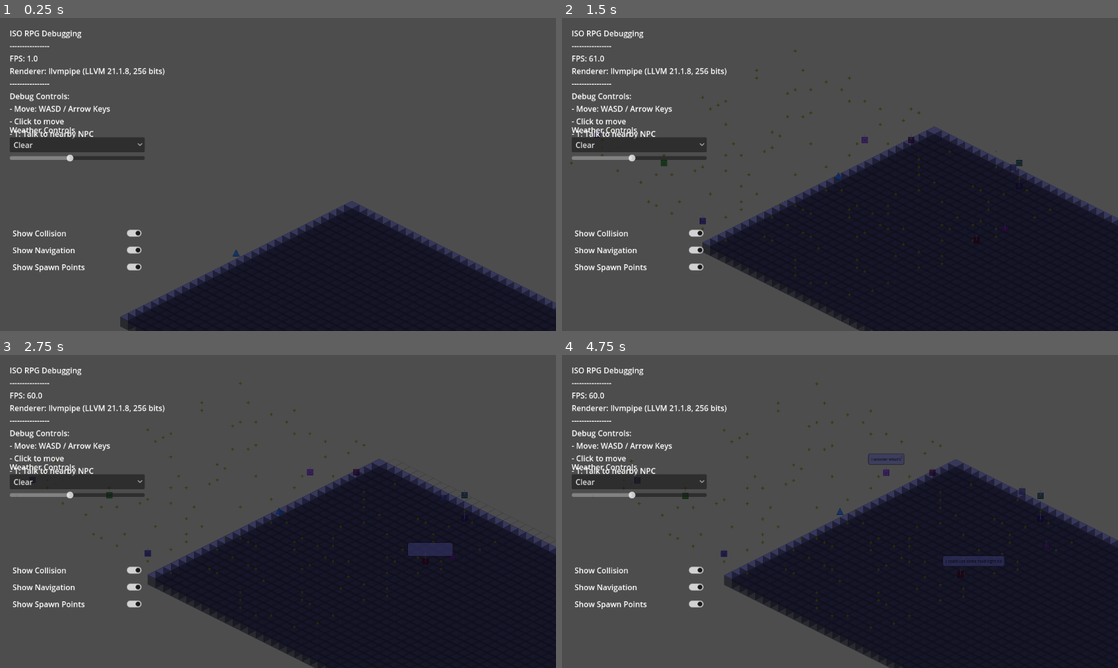
Above: before the commit, frames 1-4 (two rows, left to right).
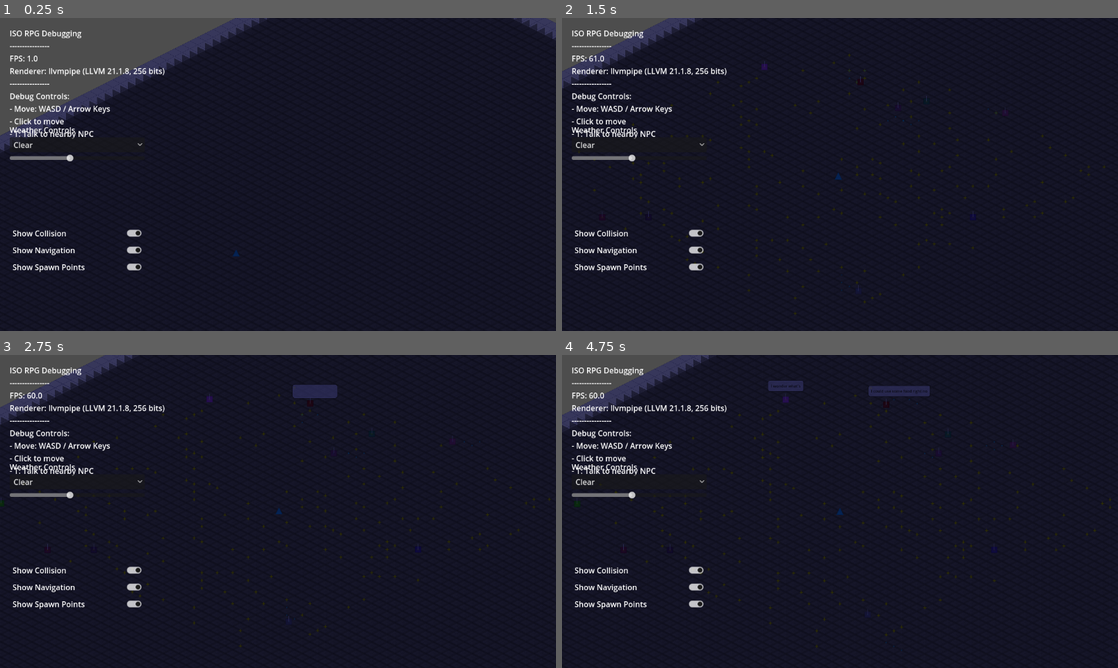
Above: after the commit, the same moments.

Repository: sha5b/Godot-ECS-Starter
Game: Godot game, scene res://scenes/main.tscn
The game is run twice, just before and just after one commit, with the same random seed, the same clock (stepped at 60 frames per second) and the same inputs.
Inputs (mouse positions are in pixels of both pictures, inside the frame that each line leads up to):
- Up to frame 1 (0.25 s): no input
- Up to frame 2 (1.5 s): tap Enter at 0.5 s; move the mouse to (962, 158) at 0.52 s; hold D 0.53-1.28 s; tap T at 0.6, 1.35 s; click (962, 158) at 0.67 s; move the mouse to (728, 190) at 1.27 s; hold S from 1.28 s (still down)
- Up to frame 3 (2.75 s): move the mouse to (333, 442) at 2.02 s; release S at 2.03 s; hold D from 2.03 s (still down); tap T at 2.1 s
- Up to frame 4 (4.75 s): move the mouse to (812, 574) at 2.77 s; release D at 2.78 s; hold W 2.78-3.53 s; tap T at 2.85, 3.6, 4.35 s; click (812, 574) at 2.92 s; move the mouse to (1006, 558) at 3.52 s; hold A from 3.53 s (still down); move the mouse to (673, 464) at 4.27 s

The runs differ from the first frame. In frame 1, 71% of the frame differs, in the area x 0-100%, y 0-100%; in frame 2, 64%; in frame 3, 64%; in frame 4, 65%.

Commit message:
Tilemapping

Diff:
--- a/scripts/systems/npc_manager.gd
+++ b/scripts/systems/npc_manager.gd
@@ -93,7 +93,7 @@
 
 		# Account for height
 		var height_offset = tilemap.get_height_offset(spawn_point)
-		world_pos.y -= height_offset
+		world_pos.y -= float(height_offset)
 
 		# Draw a circle at spawn position
 		draw_circle(world_pos, 5, Color(1, 1, 0, 0.7))
@@ -122,7 +122,7 @@
 				# Check tile type
 				var is_valid = false
 				for tile_data in tilemap.tile_map.get(pos, []):
-					if tile_data.type != "water":
+					if tile_data.get("type") != "water":
 						is_valid = true
 						break
 
@@ -171,7 +171,7 @@
 
 	# Apply height offset
 	var height_offset = tilemap.get_height_offset(spawn_pos)
-	world_pos.y -= height_offset
+	world_pos.y -= float(height_offset)
 
 	npc_scene.position = world_pos
 	npc_scene.world_position = world_pos
@@ -270,11 +270,16 @@
 			# Check if position is valid
 			if _is_valid_position(next_pos):
 				# For patrol paths, try to follow similar heights
-				var current_height = tilemap.height_map.get(current_pos, 0)
-				var next_height = tilemap.height_map.get(next_pos, 0)
+				# Get average height for current position
+				var current_heights = tilemap.height_map.get(current_pos, {"nw": 0, "ne": 0, "se": 0, "sw": 0})
+				var current_avg_height = (current_heights["nw"] + current_heights["ne"] + current_heights["se"] + current_heights["sw"]) / 4.0
+
+				# Get average height for next position
+				var next_heights = tilemap.height_map.get(next_pos, {"nw": 0, "ne": 0, "se": 0, "sw": 0})
+				var next_avg_height = (next_heights["nw"] + next_heights["ne"] + next_heights["se"] + next_heights["sw"]) / 4.0
 
 				# Only accept if height difference is not too large
-				if abs(current_height - next_height) <= 1:
+				if abs(current_avg_height - next_avg_height) <= 1:
 					valid_move = true
 
 			attempts += 1
@@ -283,7 +288,7 @@
 			var world_pos = tilemap.grid_to_world(next_pos)
 			# Apply height offset for the waypoint
 			var height_offset = tilemap.get_height_offset(next_pos)
-			world_pos.y -= height_offset
+			world_pos.y -= float(height_offset)
 
 			path.append(world_pos)
 			current_pos = next_pos
@@ -308,7 +313,7 @@
 
 	# Make sure it's not water
 	for tile_data in tilemap.tile_map.get(pos, []):
-		if tile_data.type == "water":
+		if tile_data.get("type") == "water":
 			return false
 
 	return true
--- a/scripts/world/isometric_tilemap.gd
+++ b/scripts/world/isometric_tilemap.gd
@@ -13,8 +13,9 @@
 var world_size: int = 1000  # Make the world very large (practically infinite)
 
 # Height properties for terrain variation
-var height_map = {}  # Stores height values for each tile
-var max_height: int = 8  # Maximum height variation (Increased for more pronounced differences)
+# Stores per-corner height values for each tile: {grid_pos: {"nw": float, "ne": float, "se": float, "sw": float}}
+var height_map = {}
+var max_height: float = 8.0  # Maximum height variation (can be float for smooth slopes)
 
 # Collision settings
 var collision_enabled: bool = true
@@ -195,40 +196,46 @@
 	return best_pos
 
 func get_height_offset(grid_pos: Vector2i) -> float:
-	# Get the height offset for a tile
+	# Get the average height offset for a tile (for legacy compatibility)
 	if not height_map.has(grid_pos):
-		# Generate height if not already set
 		_generate_height_at(grid_pos)
-
-	return height_map[grid_pos] * 10.0  # Convert to pixel offset
+	var h = height_map[grid_pos]
+	return ((h["nw"] + h["ne"] + h["se"] + h["sw"]) / 4.0) * 10.0  # Average for offset
+
+func get_corner_heights(grid_pos: Vector2i) -> Dictionary:
+	# Get the per-corner heights for a tile
+	if not height_map.has(grid_pos):
+		_generate_height_at(grid_pos)
+	return height_map[grid_pos]
 
 func _generate_height_at(grid_pos: Vector2i):
-	# Generate terrain height based on noise
-	var nx = float(grid_pos.x) / 100.0
-	var ny = float(grid_pos.y) / 100.0
-
-	# Base height from noise (0.0 to 1.0)
+	# Generate per-corner heights for smooth slopes
+	var corners = {
+		"nw": _sample_noise(grid_pos.x,     grid_pos.y),
+		"ne": _sample_noise(grid_pos.x + 1, grid_pos.y),
+		"se": _sample_noise(grid_pos.x + 1, grid_pos.y + 1),
+		"sw": _sample_noise(grid_pos.x,     grid_pos.y + 1)
+	}
+	height_map[grid_pos] = corners
+
+func _sample_noise(x: int, y: int) -> float:
+	# Sample noise and return a float height (0.0 to max_height)
+	var nx = float(x) / 100.0
+	var ny = float(y) / 100.0
 	var base_height = (noise.get_noise_2d(nx, ny) + 1.0) / 2.0
-
-	# Add some variety with secondary noise
 	var detail = (noise.get_noise_2d(nx*2, ny*2) + 1.0) / 2.0
-
-	# Combine for final height
 	var height = base_height * 0.8 + detail * 0.2
-
-	# Special case for water
 	if base_height < 0.3:
 		height = 0.0  # Water is always at lowest level
-
-	# Store the height (0 to max_height)
-	height_map[grid_pos] = round(height * max_height)
+	return height * max_height
 
 func get_tile_type_from_height(grid_pos: Vector2i) -> String:
-	# Determine tile type based on height and noise variations
+	# Determine tile type based on average corner height and moisture variations
 	if not height_map.has(grid_pos):
 		_generate_height_at(grid_pos)
-
-	var height = height_map[grid_pos]
+	var corners = get_corner_heights(grid_pos)
+	var avg_height = (corners["nw"] + corners["ne"] + corners["se"] + corners["sw"]) / 4.0
+	var height = int(round(avg_height))
 	var nx = float(grid_pos.x) / 50.0
 	var ny = float(grid_pos.y) / 50.0
 	var moisture = (noise.get_noise_2d(nx*3, ny*3) + 1.0) / 2.0  # Moisture variation
@@ -242,7 +249,7 @@
 		return "grass" if moisture > 0.3 else "dirt"
 	elif height == 3:
 		return "dirt" if moisture < 0.7 else "grass"
-	else:  # height == 4 (highest)
+	else:
 		return "rock" if moisture < 0.4 else "snow"
 
 func place_tile(grid_pos: Vector2i, tile_type: String = "", has_collision: bool = false):
@@ -289,30 +296,39 @@
 	set_tile_collision(grid_pos, has_collision)
 
 	# Create depth effect for heights > 0
-	if height_map[grid_pos] > 0:
-		_create_height_shadow(grid_pos, height_map[grid_pos])
+	var corners = height_map[grid_pos]
+	var avg_h = int(round((corners["nw"] + corners["ne"] + corners["se"] + corners["sw"]) / 4.0))
+	if avg_h > 0:
+		_create_height_shadow(grid_pos)
 
 	return tile
 
-func _create_tile_visual(tile_type: String, height: int) -> Node2D:
-	# Create a visual representation for the tile with height
+func _create_tile_visual(tile_type: String, corner_heights: Dictionary) -> Node2D:
+	# Create a visual representation for the tile with per-corner heights (slopes)
 	var tile = Node2D.new()
 
-	# Create a polygon for the tile shape
+	# Get per-corner heights (in pixels)
+	var h_nw = corner_heights.get("nw", 0.0) * 10.0
+	var h_ne = corner_heights.get("ne", 0.0) * 10.0
+	var h_se = corner_heights.get("se", 0.0) * 10.0
+	var h_sw = corner_heights.get("sw", 0.0) * 10.0
+
+	# Create a polygon for the tile shape, offsetting each corner by its height
 	var polygon = Polygon2D.new()
 	var points = [
-		Vector2(0, -tile_height/2),   # Top
-		Vector2(tile_width/2, 0),     # Right
-		Vector2(0, tile_height/2),    # Bottom
-		Vector2(-tile_width/2, 0)     # Left
+		Vector2(0, -tile_height/2 - h_nw),   # Top (NW)
+		Vector2(tile_width/2, 0 - h_ne),     # Right (NE)
+		Vector2(0, tile_height/2 - h_se),    # Bottom (SE)
+		Vector2(-tile_width/2, 0 - h_sw)     # Left (SW)
 	]
 
 	# Set polygon color based on tile_type
 	var color = Color.WHITE
 	match tile_type:
 		"grass":
-			# Vary grass color slightly based on height
-			var green_intensity = 0.6 + (height * 0.1)
+			# Vary grass color slightly based on average height
+			var avg_height = (h_nw + h_ne + h_se + h_sw) / 40.0
+			var green_intensity = 0.6 + (avg_height * 0.1)
 			color = Color(0.0, green_intensity, 0.0)
 		"dirt":
 			color = Color(0.6, 0.4, 0.2)
@@ -367,15 +383,17 @@
 	tween.tween_property(polygon, "color", target_color, 1.0)
 	tween.tween_property(polygon, "color", current_color, 1.0)
 
-func _create_height_shadow(grid_pos: Vector2i, height: int):
+func _create_height_shadow(grid_pos: Vector2i):
 	# Create a visual effect for height
-	if height <= 0:
+	var corners = get_corner_heights(grid_pos)
+	var avg_h = int(round((corners["nw"] + corners["ne"] + corners["se"] + corners["sw"]) / 4.0))
+	if avg_h <= 0:
 		return
 
 	var world_pos = grid_to_world(grid_pos)
 
 	# Draw height as side faces (for elevated tiles)
-	for h in range(height):
+	for h in range(avg_h):
 		var side = Node2D.new()
 		side.position = world_pos
 		side.position.y -= h * 10.0
@@ -410,11 +428,19 @@
 		height_container.add_child(side)
 
 func set_tile_collision(grid_pos: Vector2i, has_collision: bool):
-	# Update collision map
-	collision_map[grid_pos] = has_collision
+	# Update collision map, considering slope steepness
+	var slope_limit = 2.5  # Maximum allowed height difference (in height units) between corners for walkable tile
+	var corners = get_corner_heights(grid_pos)
+	var heights = [corners["nw"], corners["ne"], corners["se"], corners["sw"]]
+	var max_slope = 0.0
+	for i in range(4):
+		for j in range(i + 1, 4):
+			max_slope = max(max_slope, abs(heights[i] - heights[j]))
+	# If the slope is too steep, mark as collision
+	collision_map[grid_pos] = has_collision or (max_slope > slope_limit)
 
 func has_collision(grid_pos: Vector2i) -> bool:
-	# Check if a tile has collision
+	# Check if a tile has collision (including slope)
 	return collision_map.get(grid_pos, false)
 
 func generate_terrain():
@@ -424,6 +450,7 @@
 	# Get the center of view for the player start
 	var center_x = 50
 	var center_y = 50
+	var chunk_size = 100  # Increased chunk size for larger terrain generation
 
 	# Clear existing tiles
 	for pos in tile_map.keys():
@@ -435,9 +462,9 @@
 	collision_map.clear()
 	height_map.clear()
 
-	# Generate starting visible area (later this would be done in chunks as needed)
-	for x in range(center_x - visible_grid_width/2, center_x + visible_grid_width/2):
-		for y in range(center_y - visible_grid_height/2, center_y + visible_grid_height/2):
+	# Generate larger chunk area
+	for x in range(center_x - chunk_size/2, center_x + chunk_size/2):
+		for y in range(center_y - chunk_size/2, center_y + chunk_size/2):
 			var grid_pos = Vector2i(x, y)
 			place_tile(grid_pos)
 
Not shown, added: .clinerules/Godot.md
